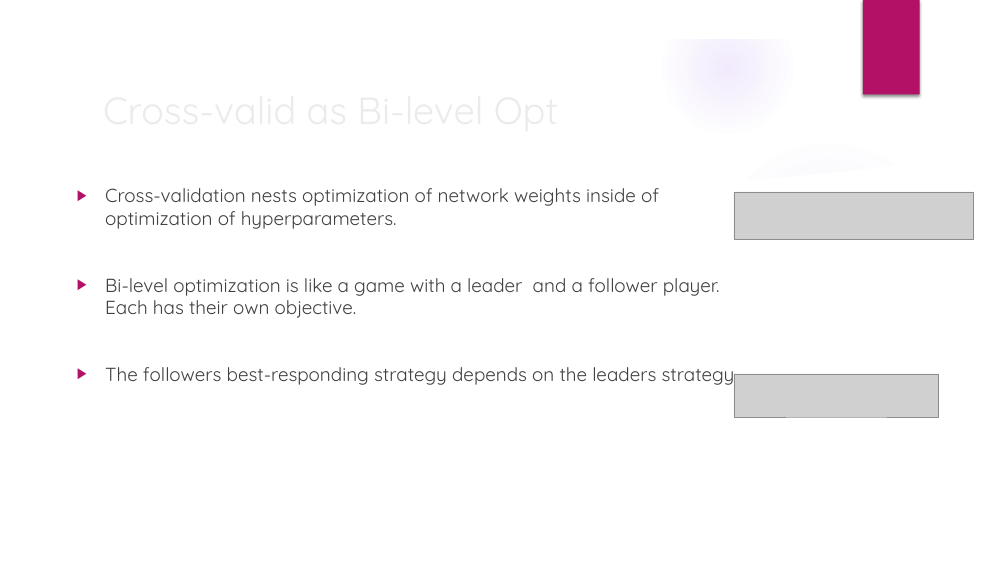
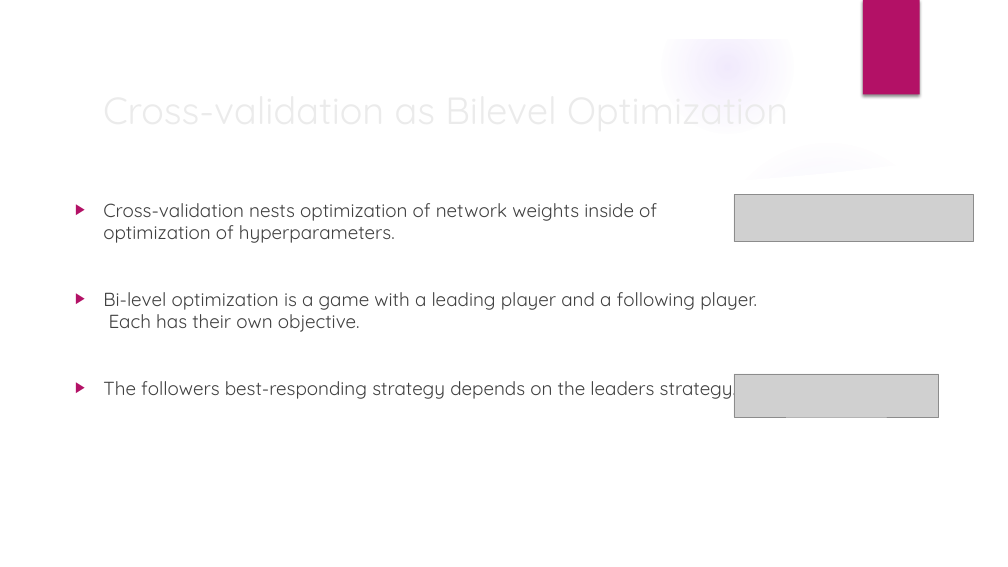
Before and after one commit to lorraine2/hypernet-hypertraining, a slide deck: slide 2 of talk/main.pptx. Drawn at 1008x567 pixels with LibreOffice and Linux fonts; fonts in the diff are those of the drawing; grey boxes stand for pictures; background and template pictures are left out. Boxes give left, top, right and bottom in pixels: in the first picture for what was removed or moved away, otherwise in the second. Text is boxed around its words. In the diff, an @@ line names an element or a change of style, - is before the commit and + after.

```diff
--- a/talk/main.pptx
+++ b/talk/main.pptx
@@ text "Cross-validation nests optimization of network ...": place and size @@
-text "Cross-validation nests optimization of network ..." at <box>105,188,738,387</box>
+text "Cross-validation nests optimization of network ..." at <box>103,203,757,401</box>
@@ title at <box>103,203,407,221</box>: text changed @@
-Cross-valid as Bi-level Opt
+Cross-validation as Bilevel Optimization
@@ text at <box>103,292,757,332</box>: text changed @@
-▶ Bi-level optimization is like a game with a leader and a follower player. Each has their own objective.
+▶ Bi-level optimization is a game with a leading player and a following player. Each has their own objective.
```
Also in this commit, not shown: 5 other slides changed, 3 slides added, 1 slide removed, 3 other files.
